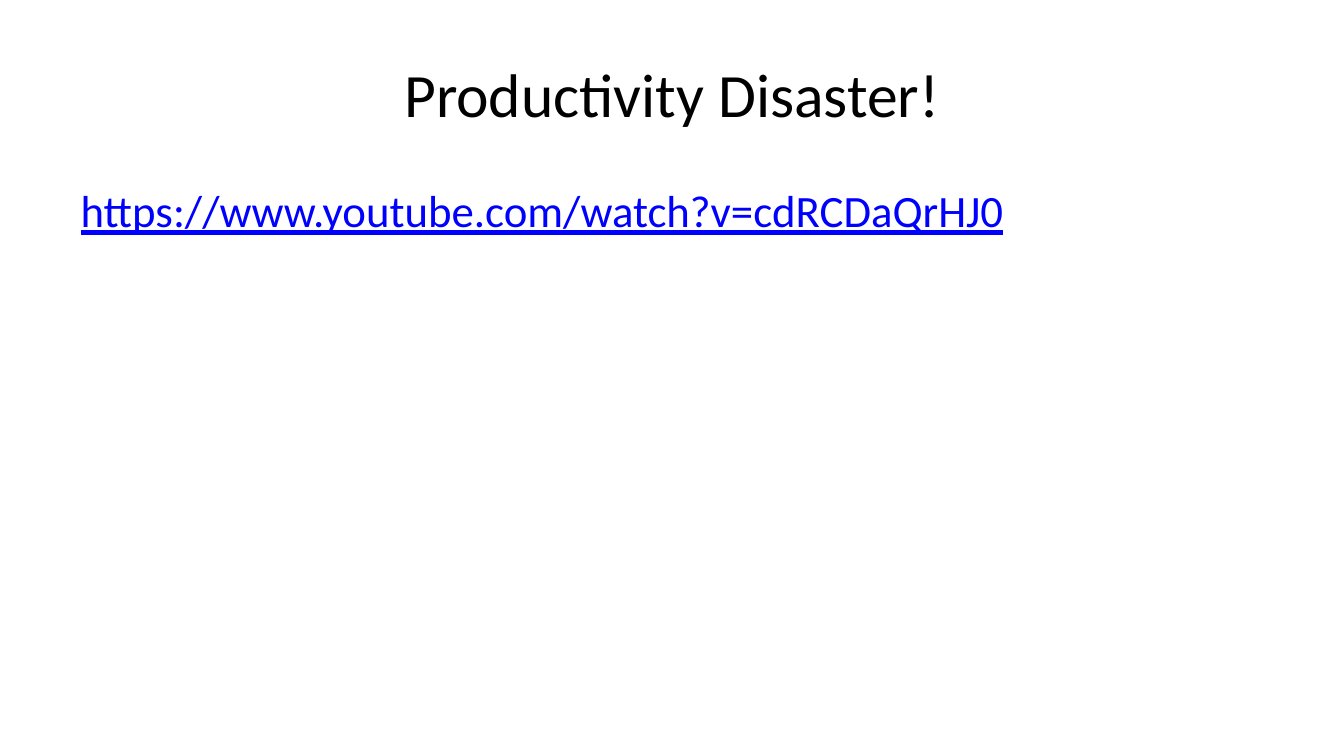
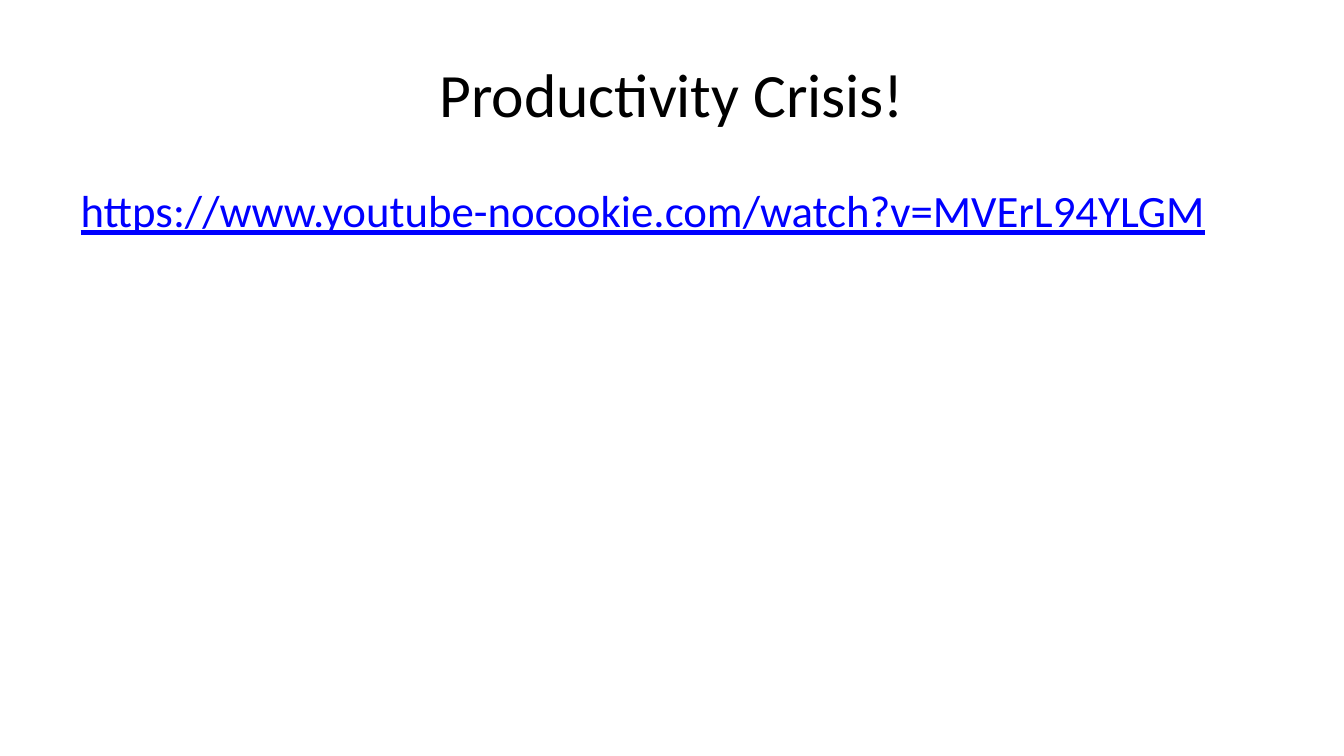
Before and after one commit to amwu-nrc/economics-presentations, a slide deck: slide 6 of hot-topics.pptx. Drawn at 1344x756 pixels with LibreOffice and Linux fonts; fonts in the diff are those of the drawing. Boxes give left, top, right and bottom in pixels: in the first picture for what was removed or moved away, otherwise in the second. Text is boxed around its words. In the diff, an @@ line names an element or a change of style, - is before the commit and + after.

```diff
--- a/hot-topics.pptx
+++ b/hot-topics.pptx
@@ title at box(439, 74, 904, 127): text changed @@
-Productivity Disaster!
+Productivity Crisis!
@@ text at box(81, 196, 1205, 235): text changed @@
-https://www.youtube.com/watch?v=cdRCDaQrHJ0
+https://www.youtube-nocookie.com/watch?v=MVErL94YLGM
```
Also in this commit, not shown: 1 slide added, 55 other files.
